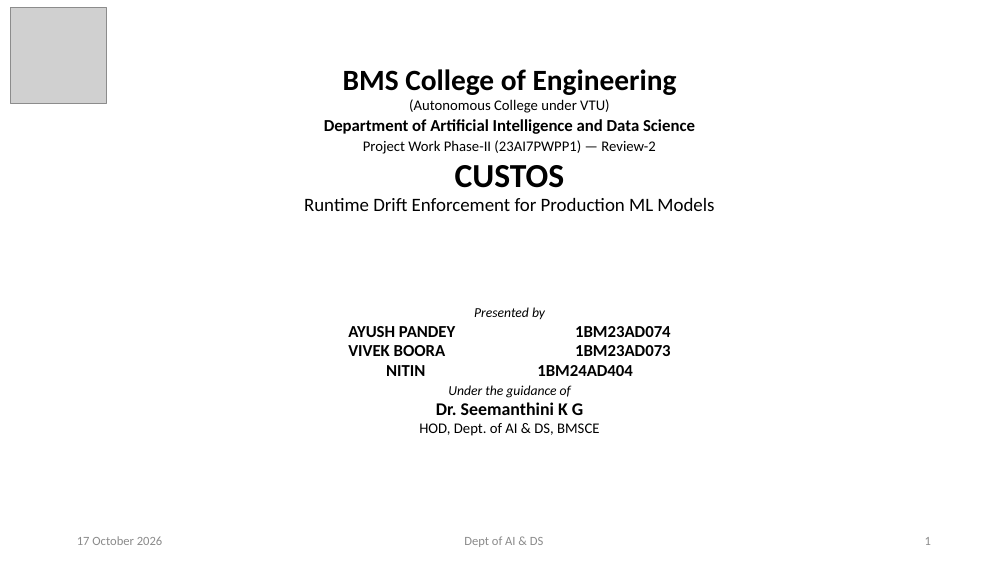
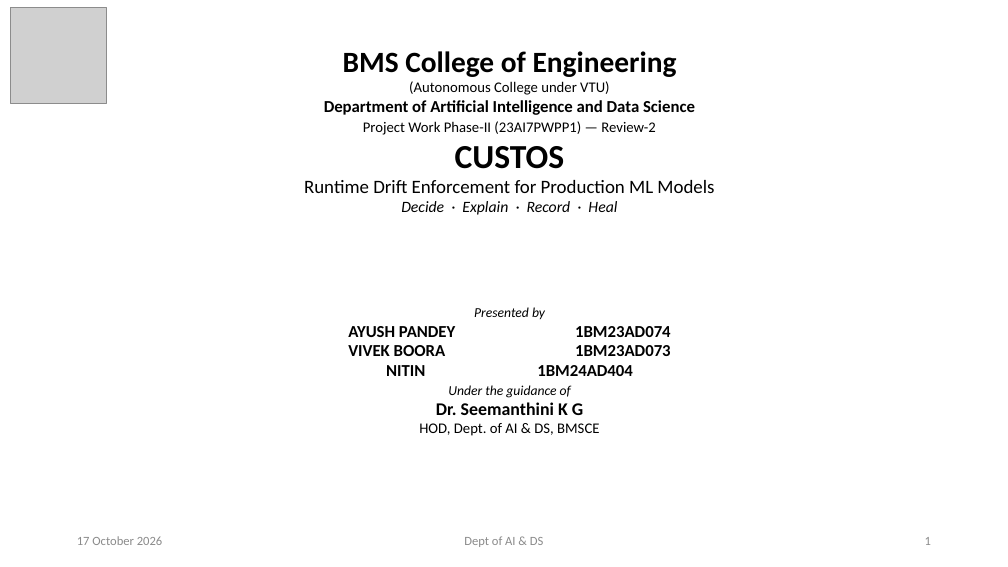
Before and after one commit to ayushpandey0201/custos, a slide deck: slide 1 of docs/presentations/Custos_Phase2_Review2.pptx. Drawn at 1008x567 pixels with LibreOffice and Linux fonts; fonts in the diff are those of the drawing; grey boxes stand for pictures. Boxes give left, top, right and bottom in pixels: in the first picture for what was removed or moved away, otherwise in the second. Text is boxed around its words. In the diff, an @@ line names an element or a change of style, - is before the commit and + after.

```diff
--- a/docs/presentations/Custos_Phase2_Review2.pptx
+++ b/docs/presentations/Custos_Phase2_Review2.pptx
@@ title at <box>401,201,617,215</box>: paragraph added @@
+Decide · Explain · Record · Heal
```
Also in this commit, not shown: 13 other slides changed, 1 slide added, 11 slides removed, 8 other files.
